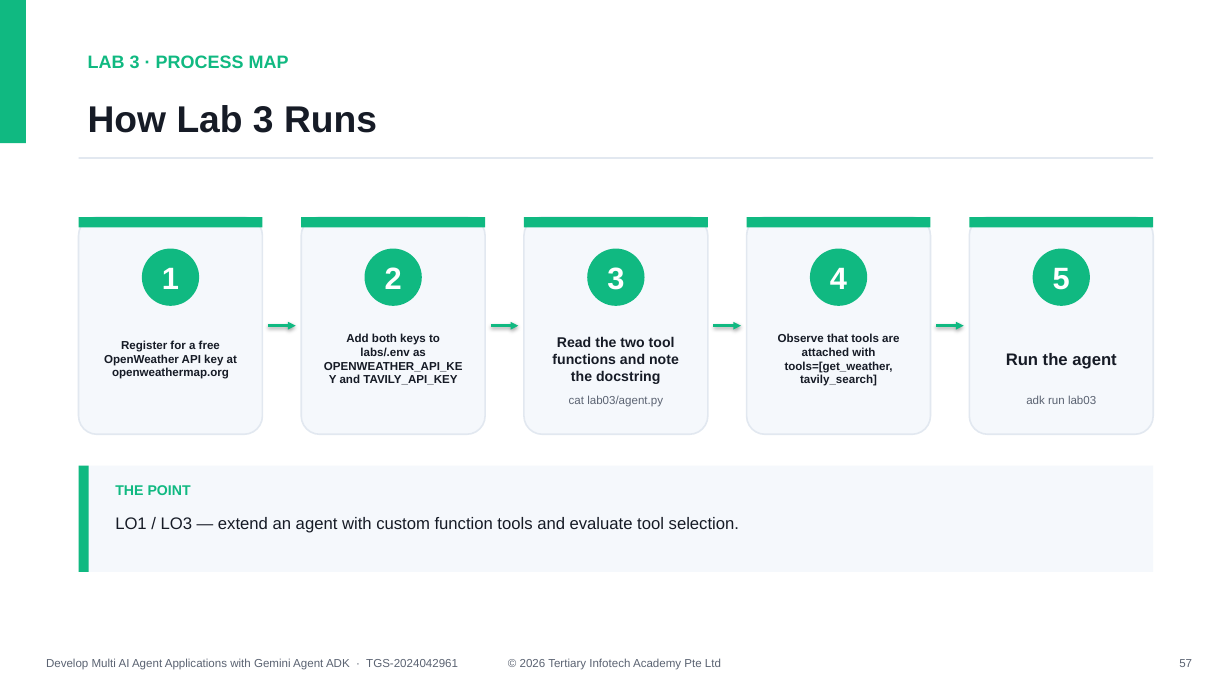
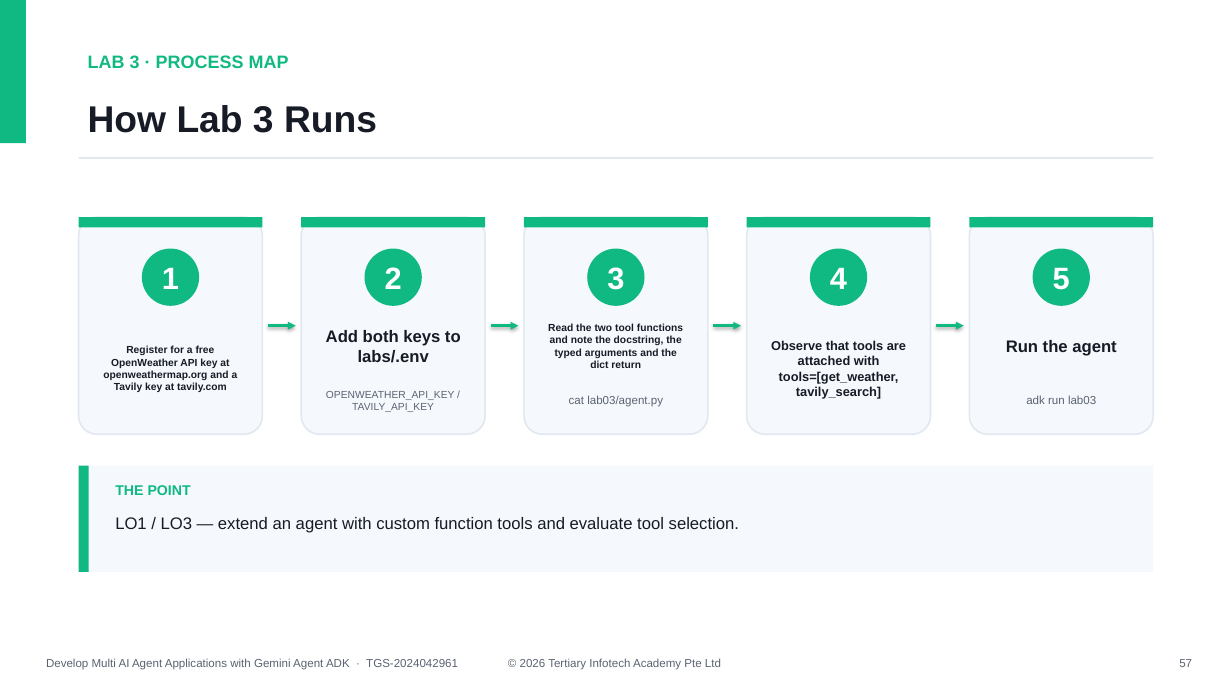
Before and after one commit to tertiarycourses/TGS-2024042961-Develop-Multi-AI-Agent-Applications-with-Gemini-Agent-ADK, a slide deck: slide 57 of courseware/Develop Multi AI Agent Applications with Gemini Agent ADK-v1.4.pptx. Drawn at 1232x693 pixels with LibreOffice and Linux fonts; fonts in the diff are those of the drawing. Boxes give left, top, right and bottom in pixels: in the first picture for what was removed or moved away, otherwise in the second. Text is boxed around its words. In the diff, an @@ line names an element or a change of style, - is before the commit and + after.

```diff
--- a/courseware/Develop Multi AI Agent Applications with Gemini Agent ADK-v1.4.pptx
+++ b/courseware/Develop Multi AI Agent Applications with Gemini Agent ADK-v1.4.pptx
@@ text at <box>548,323,683,368</box>: text changed; size 11 to 8 pt @@
-Read the two tool functions and note the docstring
+Read the two tool functions and note the docstring, the typed arguments and the dict return
@@ text "Observe that tools are attached ..." at <box>771,340,906,399</box>: size 9 to 10 pt @@
@@ text "Run the agent": place and size @@
-text "Run the agent" at <box>1006,353,1116,369</box>
+text "Run the agent" at <box>1006,340,1116,356</box>
@@ text at <box>103,346,238,392</box>: text changed; size 9 to 8 pt @@
-Register for a free OpenWeather API key at openweathermap.org
+Register for a free OpenWeather API key at openweathermap.org and a Tavily key at tavily.com
@@ text at <box>326,330,461,363</box>: text changed; size 9 to 13 pt @@
-Add both keys to labs/.env as OPENWEATHER_API_KEY and TAVILY_API_KEY
+Add both keys to labs/.env
@@ text added at <box>326,391,455,412</box>, 8 pt, text #5B6372 @@
+OPENWEATHER_API_KEY / TAVILY_API_KEY
```
Also in this commit, not shown: 21 other slides changed, 7 other files.
